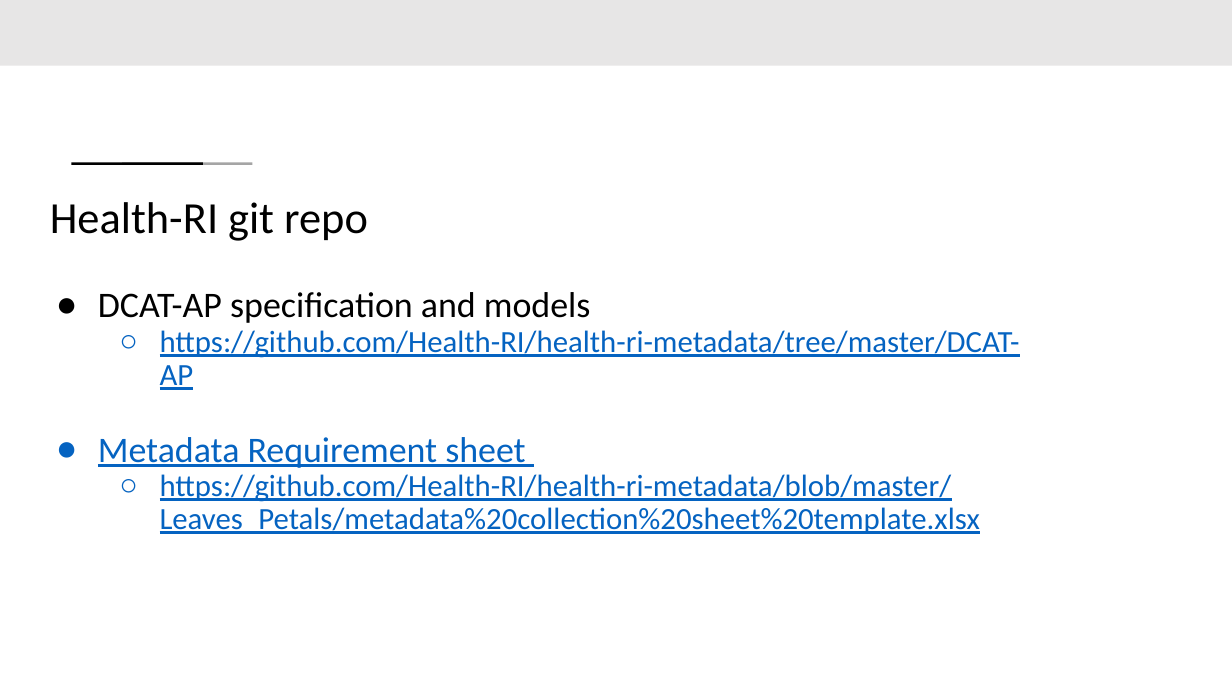
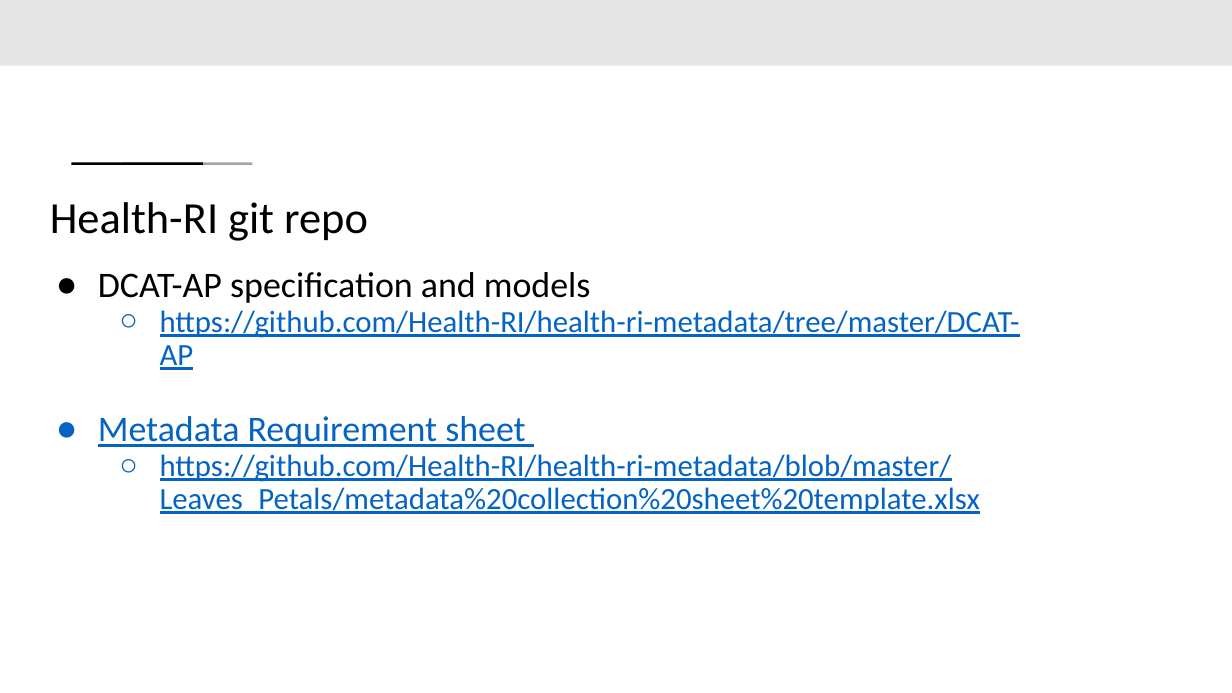
Before and after one commit to Health-RI/health-ri-metadata, a slide deck: slide 25 of Presentations/31082023HRI_Metadata_Schema_ImagingGroup_KickOff.pptx (slide 26 before the commit). Drawn at 1232x693 pixels with LibreOffice and Linux fonts; fonts in the diff are those of the drawing. Boxes give left, top, right and bottom in pixels: in the first picture for what was removed or moved away, otherwise in the second. Text is boxed around its words. In the diff, an @@ line names an element or a change of style, - is before the commit and + after.

```diff
--- a/Presentations/31082023HRI_Metadata_Schema_ImagingGroup_KickOff.pptx
+++ b/Presentations/31082023HRI_Metadata_Schema_ImagingGroup_KickOff.pptx
@@ text "DCAT-AP specification and models" moved from (x1=98, y1=292, x2=1020, y2=534) to (x1=98, y1=272, x2=1020, y2=514) @@
```
Also in this commit, not shown: 16 other slides changed, 1 slide removed.
